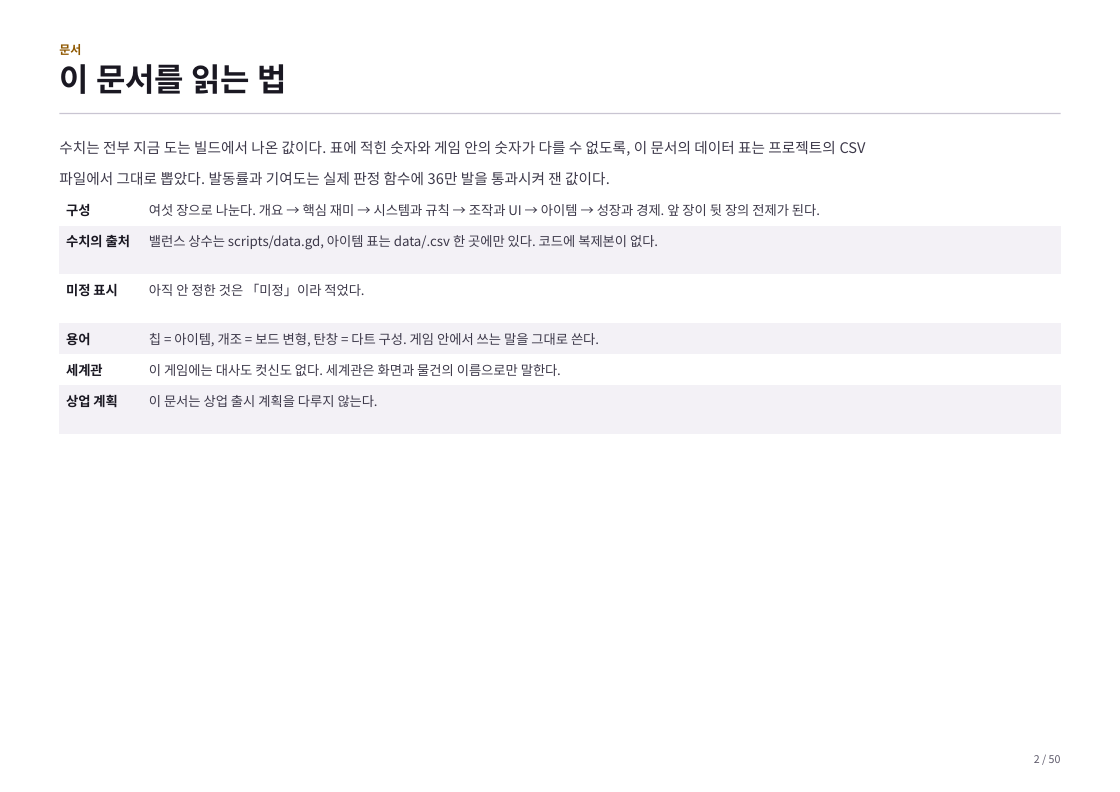
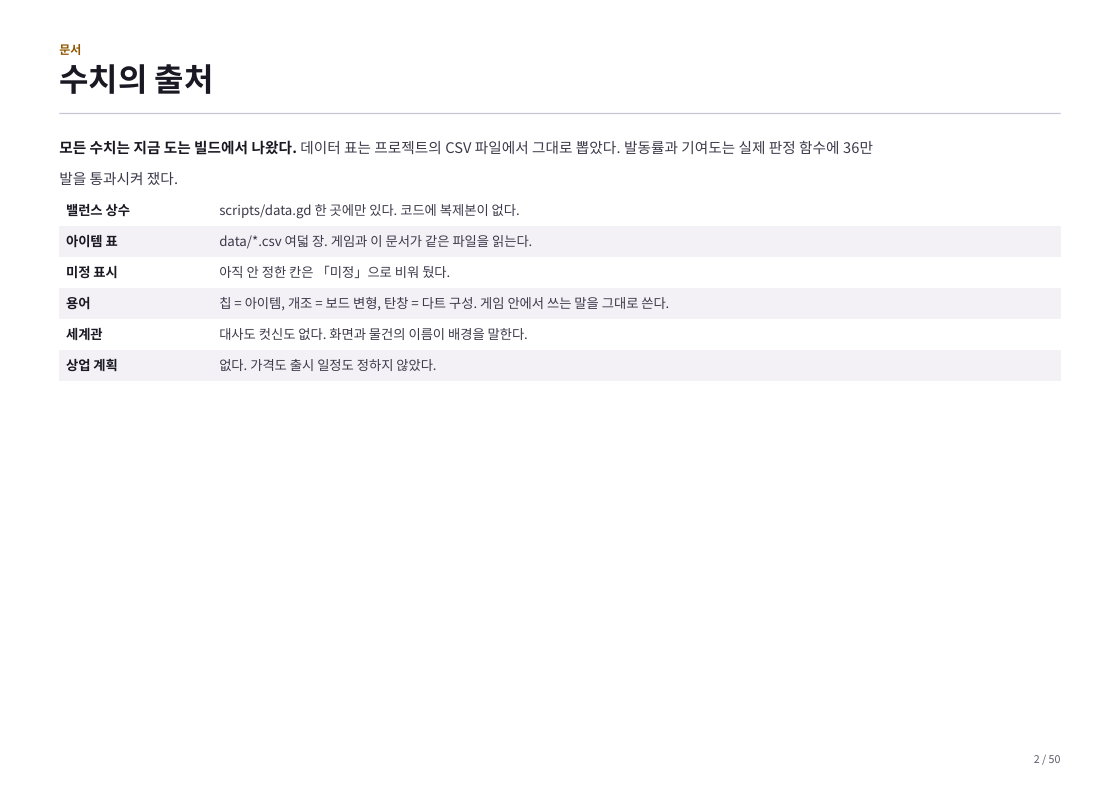
Before and after one commit to GGbong69/test-03, a slide deck: slide 2 of docs/기획서.pptx. Drawn at 1120x792 pixels with LibreOffice and Linux fonts; fonts in the diff are those of the drawing. Boxes give left, top, right and bottom in pixels: in the first picture for what was removed or moved away, otherwise in the second. Text is boxed around its words. In the diff, an @@ line names an element or a change of style, - is before the commit and + after.

```diff
--- a/docs/기획서.pptx
+++ b/docs/기획서.pptx
@@ text at <box>59,64,214,94</box>: text changed @@
-이 문서를 읽는 법
+수치의 출처
@@ text at <box>59,140,873,185</box>: text changed @@
-수치는 전부 지금 도는 빌드에서 나온 값이다. 표에 적힌 숫자와 게임 안의 숫자가 다를 수 없도록, 이 문서의 데이터 표는 프로젝트의 CSV
-파일에서 그대로 뽑았다. 발동률과 기여도는 실제 판정 함수에 36만 발을 통과시켜 잰 값이다.
+모든 수치는 지금 도는 빌드에서 나왔다. 데이터 표는 프로젝트의 CSV 파일에서 그대로 뽑았다. 발동률과 기여도는 실제 판정 함수에 36만
+발을 통과시켜 쟀다.
@@ table at <box>59,194,1061,381</box> @@
-row 1, column 1: 구성
+row 1, column 1: 밸런스 상수
-row 1, column 2: 여섯 장으로 나눈다. 개요 → 핵심 재미 → 시스템과 규칙 → 조작과 UI → 아이템 → 성장과 경제. 앞 장이 뒷 장의 전제가 된다.
+row 1, column 2: scripts/data.gd 한 곳에만 있다. 코드에 복제본이 없다.
-row 2, column 1: 수치의 출처
+row 2, column 1: 아이템 표
-row 2, column 2: 밸런스 상수는 scripts/data.gd, 아이템 표는 data/.csv 한 곳에만 있다. 코드에 복제본이 없다.
+row 2, column 2: data/*.csv 여덟 장. 게임과 이 문서가 같은 파일을 읽는다.
-row 3, column 2: 아직 안 정한 것은 「미정」이라 적었다.
+row 3, column 2: 아직 안 정한 칸은 「미정」으로 비워 뒀다.
-row 5, column 2: 이 게임에는 대사도 컷신도 없다. 세계관은 화면과 물건의 이름으로만 말한다.
+row 5, column 2: 대사도 컷신도 없다. 화면과 물건의 이름이 배경을 말한다.
-row 6, column 2: 이 문서는 상업 출시 계획을 다루지 않는다.
+row 6, column 2: 없다. 가격도 출시 일정도 정하지 않았다.
```
Also in this commit, not shown: 45 other slides changed, 2 other files.
